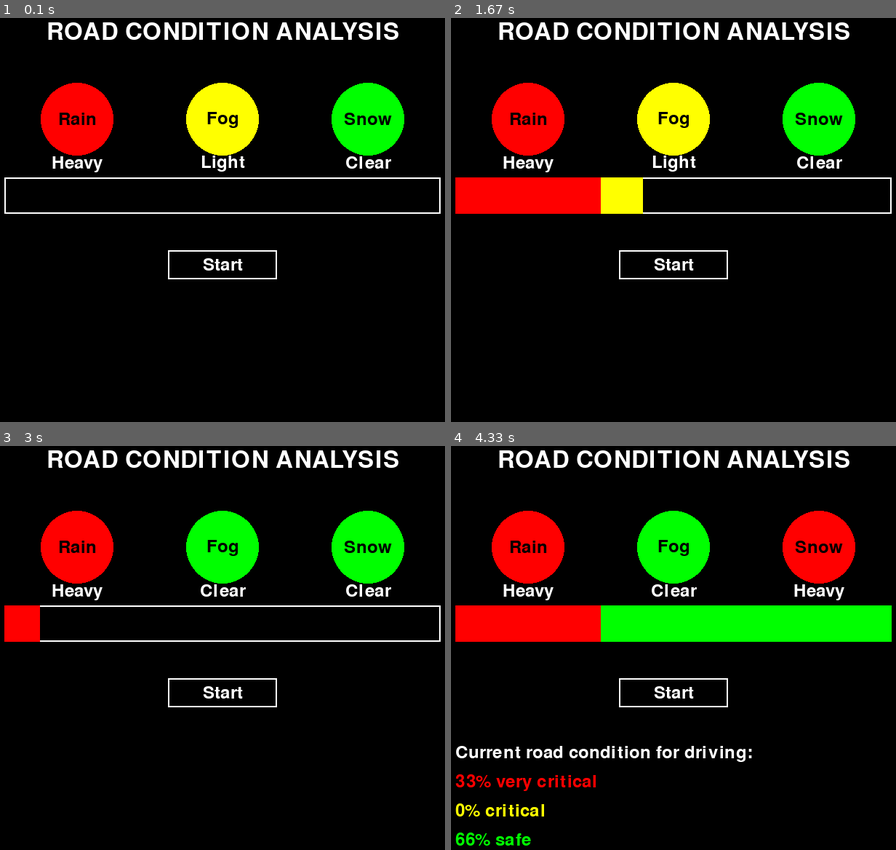
Above: before the commit, frames 1-4 (two rows, left to right).
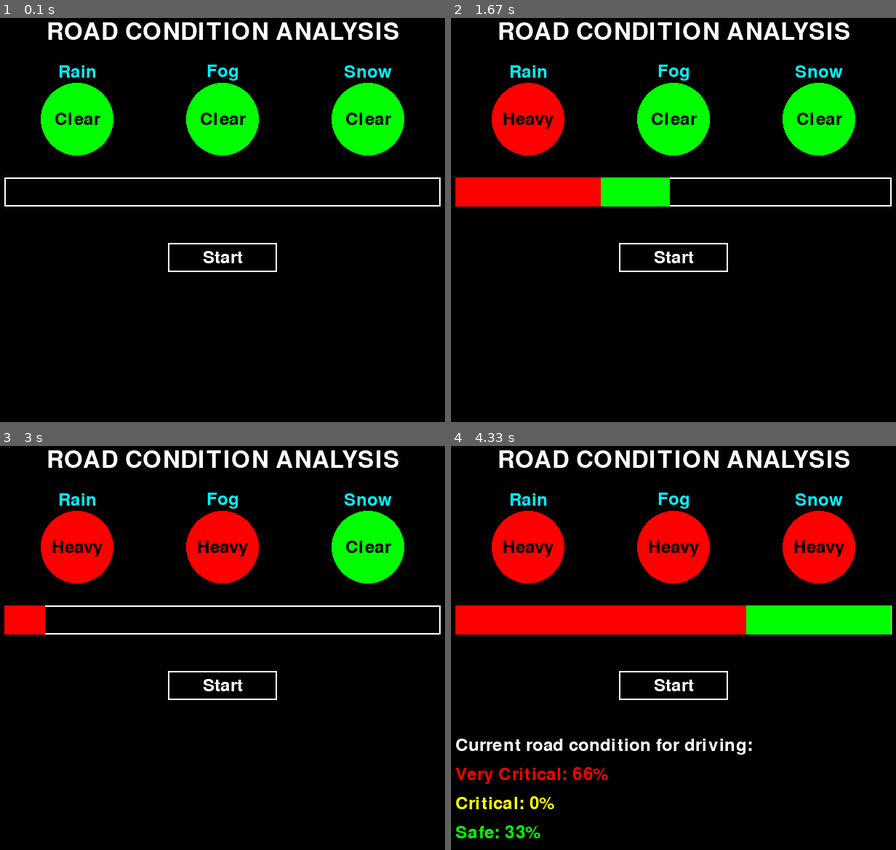
Above: after the commit, the same moments.

Repository: rawfidkshuvo/pygame-progress-bar
Game: pygame game, started from roadCondition.py
The game is run twice, just before and just after one commit, with the same random seed, the same clock (stepped at 60 frames per second) and the same inputs.
Inputs (mouse positions are in pixels of both pictures, inside the frame that each line leads up to):
- Up to frame 1 (0.1 s): no input
- Up to frame 2 (1.67 s): click "Start" at 0.38 s; click "Clear" at 0.72 s; click "Start" at 1.05 s
- Up to frame 3 (3 s): click (235, 494) at 1.88 s; click (231, 688) at 2.22 s; click (204, 567) at 2.55 s; click "Start" at 2.88 s
- Up to frame 4 (4.33 s): click (798, 567) at 4.22 s

The runs differ from the first frame. In frame 1, 7.0% of the frame differs, in the area x 0-100%, y 11-65%; in frame 2, 6.5%; in frame 3, 5.1%; in frame 4, 12%, in the area x 0-100%, y 11-99%.

Commit message:
Fixed round button title and status. Allignments fixed.

Diff:
--- a/roadCondition.py
+++ b/roadCondition.py
@@ -15,10 +15,11 @@
 red = (255, 0, 0)
 yellow = (255, 255, 0)
 green = (0, 255, 0)
+blue = (3, 240, 252)
 
 # Progress bar dimensions
 progress_bar_width = 600
-progress_bar_height = 50
+progress_bar_height = 40
 progress_bar_x = (screen_width - progress_bar_width) // 2
 progress_bar_y = screen_height // 2 - 50
 
@@ -30,12 +31,12 @@
 
 # Color button dimensions
 color_button_radius = 50
-color_button_y = progress_bar_y - color_button_radius - 30
+color_button_y = progress_bar_y - color_button_radius - 50
 color_button_x_offsets = [-200, 0, 200]
 
 # Progress states
 progress = 0
-progress_speed = 7
+progress_speed = 8
 
 # Initialize percentages
 red_percentage = 0
@@ -46,7 +47,7 @@
 toggle_colors = [red, yellow, green]
 labels = ["Rain", "Fog", "Snow"]
 statuses = ["Heavy", "Light", "Clear"]
-color_selections = [red, yellow, green]
+color_selections = [green, green, green]
 
 # Set up the clock for frame rate control
 clock = pygame.time.Clock()
@@ -59,8 +60,8 @@
     label_rect = label_surface.get_rect(center=(x, y))
     screen.blit(label_surface, label_rect)
 
-    status_surface = font.render(status, True, white)
-    status_rect = status_surface.get_rect(center=(x, y + 60))
+    status_surface = font.render(status, True, blue)
+    status_rect = status_surface.get_rect(center=(x, y - 65))
     screen.blit(status_surface, status_rect)
 
 def draw_status_text(x, y, text, color):
@@ -150,16 +151,16 @@
     # Draw color buttons
     for i, offset in enumerate(color_button_x_offsets):
         status_text = statuses[toggle_colors.index(color_selections[i])]
-        draw_round_button(screen_width // 2 + offset, color_button_y, color_button_radius, color_selections[i], labels[i], status_text)
+        draw_round_button(screen_width // 2 + offset, color_button_y + 20, color_button_radius, color_selections[i], status_text, labels[i])
 
     # Draw the status text lines only after the progress completes
     if show_text:
         text_x = progress_bar_x
         text_y = button_y + button_height + 50
         draw_status_text(text_x, text_y, f"Current road condition for driving:", white)
-        draw_status_text(text_x, text_y + 40, f"{int(red_percentage)}% very critical", red)
-        draw_status_text(text_x, text_y + 80, f"{int(yellow_percentage)}% critical", yellow)
-        draw_status_text(text_x, text_y + 120, f"{int(green_percentage)}% safe", green)
+        draw_status_text(text_x, text_y + 40, f"Very Critical: {int(red_percentage)}%", red)
+        draw_status_text(text_x, text_y + 80, f"Critical: {int(yellow_percentage)}%", yellow)
+        draw_status_text(text_x, text_y + 120, f"Safe: {int(green_percentage)}%", green)
 
     pygame.display.flip()
 
